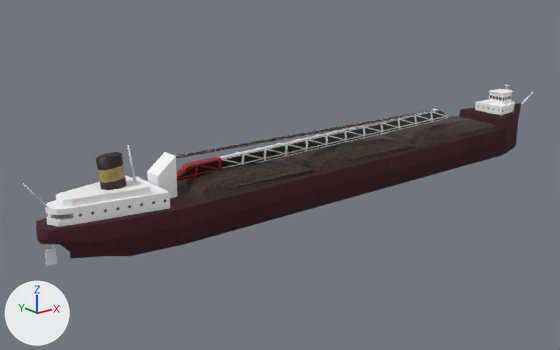
The Blender file laker.blend, before and after one commit.
The view is the same before and after, from a 50 mm camera at (-167.4, -173.6, 77.0) aimed at (-20.2, 10.3, 3.4). The axes (+X, +Y, +Z) are drawn at lower left. The lights are the same throughout.

Script lines for the objects in view, before the commit:
```python
ob_bulk_load__1 = bpy.data.objects.new('Bulk load #1', me_cube_005)
ob_bulk_load__1.location = (45.1, 0.0, 9.7)
ob_bulk_load__1.rotation_euler = (0.0, 0.0, 3.142)  # degrees (0, 0, 180)
ob_bulk_load__1.scale = (58.9, 11.5, 1.0)
ob_bulk_load__2 = bpy.data.objects.new('Bulk load #2', me_cube_007)
ob_bulk_load__2.location = (1.2, 0.0, 11.2)
ob_bulk_load__2.rotation_euler = (0.0, 0.0, 3.142)  # degrees (0, 0, 180)
ob_bulk_load__2.scale = (58.9, 11.5, 1.0)
ob_crew_quarters = bpy.data.objects.new('Crew quarters', me_cube_013)
ob_crew_quarters.location = (-90.3, 0.0, 11.0)
ob_crew_quarters.rotation_euler = (0.0, 0.0, 3.142)  # degrees (0, 0, 180)
ob_crew_quarters.scale = (17.4, 1.0, 2.0)
ob_deck_crane = bpy.data.objects.new('Deck crane', me_cube_004)
ob_deck_crane.location = (-47.0, 0.0, 44.0)
ob_hatch__1 = bpy.data.objects.new('Hatch #1', me_cube_006)
ob_hatch__1.location = (45.1, 0.0, 9.7)
ob_hatch__1.rotation_euler = (0.0, 0.0, 3.142)  # degrees (0, 0, 180)
ob_hatch__1.scale = (58.9, 11.5, 1.0)
ob_hatch__2 = bpy.data.objects.new('Hatch #2', me_cube_003)
ob_hatch__2.location = (1.2, 0.0, 9.7)
ob_hatch__2.rotation_euler = (0.0, 0.0, 3.142)  # degrees (0, 0, 180)
ob_hatch__2.scale = (58.9, 11.5, 1.0)
ob_hatch__3 = bpy.data.objects.new('Hatch #3', me_cube_001)
ob_hatch__3.location = (-43.5, 0.0, 9.7)
ob_hatch__3.rotation_euler = (0.0, 0.0, 3.142)  # degrees (0, 0, 180)
ob_hatch__3.scale = (58.9, 11.5, 1.0)
ob_rudder = bpy.data.objects.new('Rudder', me_cube_002)
ob_rudder.location = (-100.8, 0.0, 0.7)
ob_rudder.rotation_euler = (-3.142, 0.0, 0.0)  # degrees (-180, 0, 0)
ob_stack = bpy.data.objects.new('Stack', me_cylinder)
ob_stack.location = (-83.3, -0.3, 19.0)
ob_stack.rotation_euler = (0.0, 0.0, 3.142)  # degrees (0, 0, 180)
ob_stack.scale = (3.5, 2.68, 3.5)
# also in view: 'Wheelhouse' at (77.4, 0.0, 16.2); 'Hull' at (-6.0, 0.2, 6.1); 'Bulk load #1.001' at (-42.2, 0.0, 11.3)
```
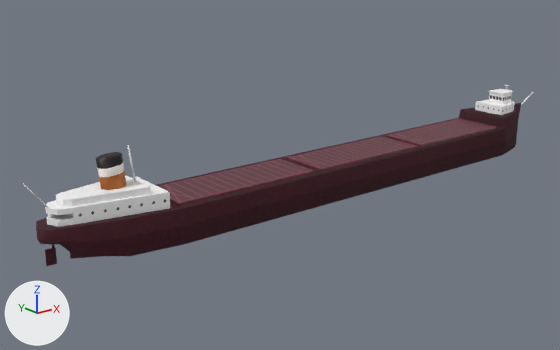
Commit message: Added Canada Steamship Lines stack and bulk without crane

What differs and where, as boxes (x1, y1, x2, y2) in the pictures (560 x 350 px):
'Deck crane', hidden: before (147, 109, 449, 198)
'Hatch #3', shown (brown): after (158, 159, 314, 206)
'Bulk load #1.001', hidden (brown): before (177, 158, 314, 201)
'Bulk load #2', hidden (brown): before (287, 135, 416, 171)
'Hatch #2', shown (brown): after (287, 136, 416, 171)
'Bulk load #1', hidden: before (386, 116, 496, 147)
'Hatch #1', shown (brown): after (386, 118, 496, 147)
'Stack', hidden: before (96, 152, 126, 190)
'Stack CSL', added: after (96, 152, 126, 190)
'Rudder', recoloured (grey to brown): (45, 244, 57, 266) in both

Patch to the scene script:
```diff
--- a/laker.blend.py
+++ b/laker.blend.py
@@ mat_funnel_001 @@
+mat_funnel_001 = principled_material('Funnel.001')
+mat_funnel_001.texture = img_laker_png_003
@@ me_cube_002 @@
 me_cube_002.from_pydata(...)  # 16 vertices, 14 faces; spans x -1.37..1.27, y -0.16..0.16, z -3.54..2.33
+me_cube_002.materials.append(mat_hull)  # picture img_laker_png
@@ me_cube_007 @@
 # used by ob_bulk_load__2; location = (1.2, 0.0, 11.2); rotation_euler = (0.0, 0.0, 3.142), in degrees (0, 0, 180); scale = (58.9, 11.5, 1.0)
-me_cube_007.from_pydata(...)  # 22 vertices, 17 faces, 2 loose edges; spans x -0.36..0.35, y -0.74..0.74, z -2.22..2.55
+me_cube_007.from_pydata(...)  # 22 vertices, 17 faces, 2 loose edges; spans x -0.39..0.34, y -0.74..0.74, z -0.73..4.04
+# me_cube_007 part 1: the whole mesh is rebuilt
 me_cube_007.materials.append(mat_hatch_002)
@@ me_cylinder_001 @@
+me_cylinder_001.from_pydata(...)  # 16 vertices, 18 faces; spans x -1.12..1.1, y -0.99..1.01, z -1.34..1.34
+me_cylinder_001.polygons.foreach_set('use_smooth', [True] * 18)
+me_cylinder_001.materials.append(mat_funnel_001)  # picture img_laker_png_003
@@ ob_bulk_load__1_001 @@
 ob_bulk_load__1_001.scale = (58.9, 11.5, 1.0)
+ob_bulk_load__1_001.hide_set(True)
@@ ob_hatch__2 @@
 ob_hatch__2.scale = (58.9, 11.5, 1.0)
-ob_hatch__2.hide_set(True)
@@ ob_hatch__1 @@
 ob_hatch__1.scale = (58.9, 11.5, 1.0)
-ob_hatch__1.hide_set(True)
@@ ob_stack @@
 ob_stack.scale = (3.5, 2.68, 3.5)
+ob_stack.hide_set(True)
@@ ob_hatch__3 @@
 ob_hatch__3.scale = (58.9, 11.5, 1.0)
-ob_hatch__3.hide_set(True)
@@ ob_deck_crane @@
 ob_deck_crane.location = (-47.0, 0.0, 44.0)
+ob_deck_crane.hide_set(True)
@@ ob_bulk_load__1 @@
 ob_bulk_load__1.scale = (58.9, 11.5, 1.0)
+ob_bulk_load__1.hide_set(True)
@@ ob_bulk_load__2 @@
 ob_bulk_load__2 = bpy.data.objects.new('Bulk load #2', me_cube_007)
-ob_bulk_load__2.location = (1.2, 0.0, 11.2)
+ob_bulk_load__2.location = (0.5, 0.0, 9.7)
 ob_bulk_load__2.rotation_euler = (0.0, 0.0, 3.142)  # degrees (0, 0, 180)
 ob_bulk_load__2.scale = (58.9, 11.5, 1.0)
+ob_bulk_load__2.hide_set(True)
@@ ob_stack_csl @@
+ob_stack_csl = bpy.data.objects.new('Stack CSL', me_cylinder_001)
+ob_stack_csl.location = (-83.3, -0.3, 19.0)
+ob_stack_csl.rotation_euler = (0.0, 0.0, 3.142)  # degrees (0, 0, 180)
+ob_stack_csl.scale = (3.5, 2.68, 3.5)
```
